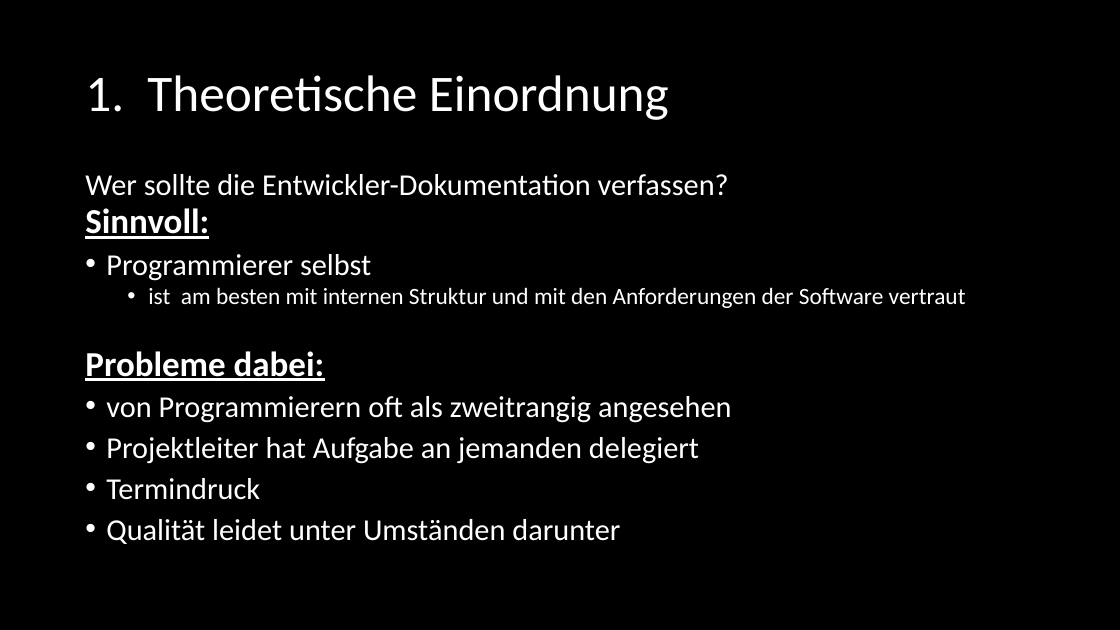
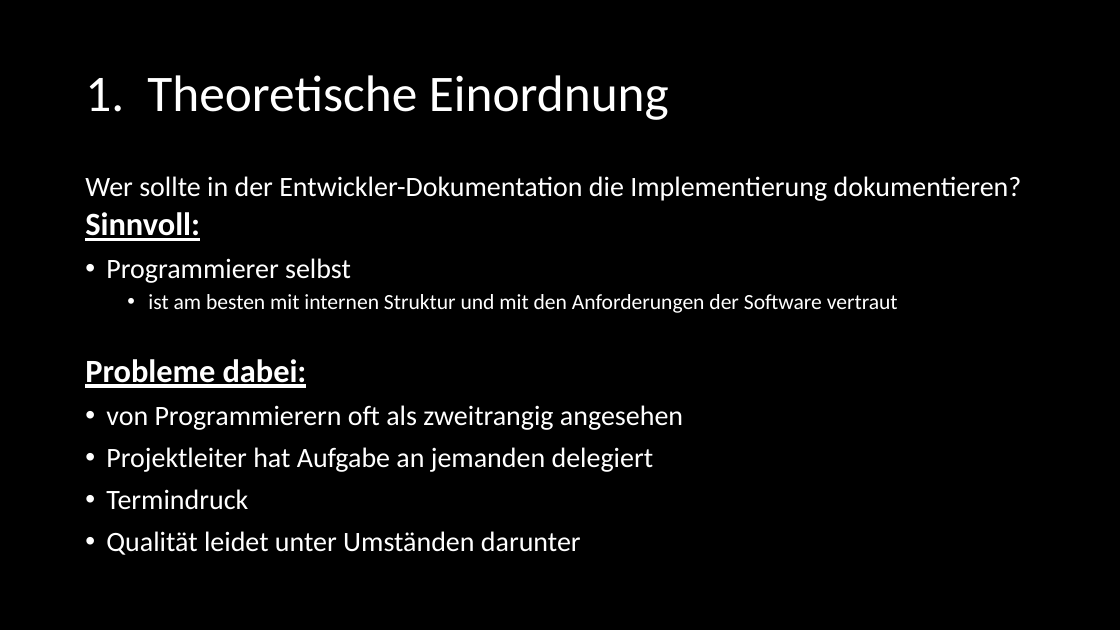
Before and after one commit to SE-Beleggruppe/Beleg_Planung, a slide deck: slide 8 of Präsentation/Felix - Dokumentation/SE_Dokumentation.pptx. Drawn at 1120x630 pixels with LibreOffice and Linux fonts; fonts in the diff are those of the drawing. Boxes give left, top, right and bottom in pixels: in the first picture for what was removed or moved away, otherwise in the second. Text is boxed around its words. In the diff, an @@ line names an element or a change of style, - is before the commit and + after.

```diff
--- a/Präsentation/Felix - Dokumentation/SE_Dokumentation.pptx
+++ b/Präsentation/Felix - Dokumentation/SE_Dokumentation.pptx
@@ text at bbox=[85, 176, 1022, 201]: text changed; size 26 to 24.1 pt @@
-  Wer sollte die Entwickler-Dokumentation verfassen?
+  Wer sollte in der Entwickler-Dokumentation die Implementierung dokumentieren?
@@ text at bbox=[85, 212, 898, 555]: size 30 to 27.8 pt in "Sinnvoll:", "Probleme dabei:"; size 26 to 24.1 pt in "Programmierer selbst", "von Programmierern oft als zweitrangig angesehen", "Projektleiter hat Aufgabe an jemanden delegiert", "Termindruck" and 1 more places; size 20 to 18.5 pt in "ist am besten mit internen Struktur und ..."; line spacing 0.8 to 0.9 @@
```
Also in this commit, not shown: 6 other slides changed, 2 slides added, 1 slide removed, 1 other file.
